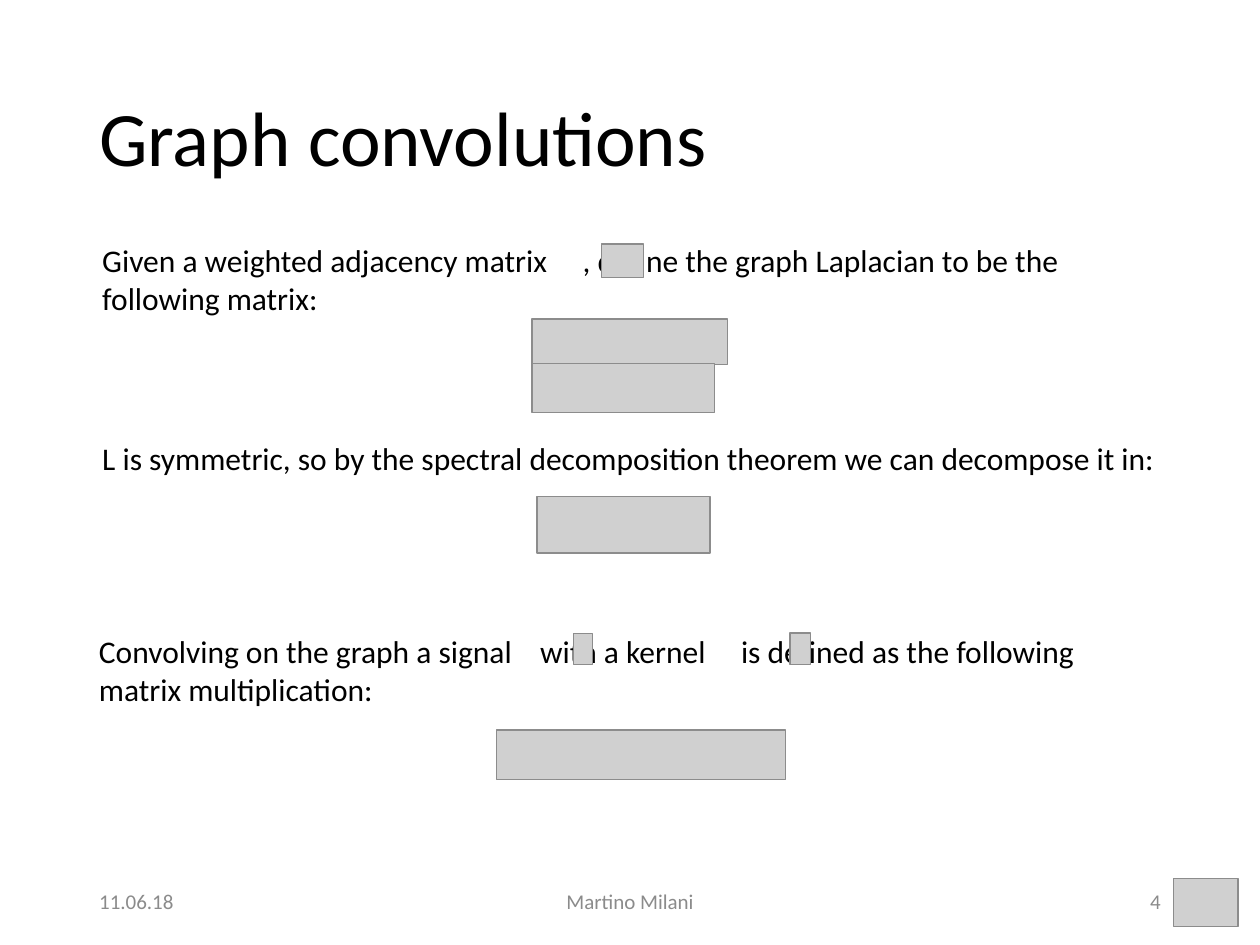
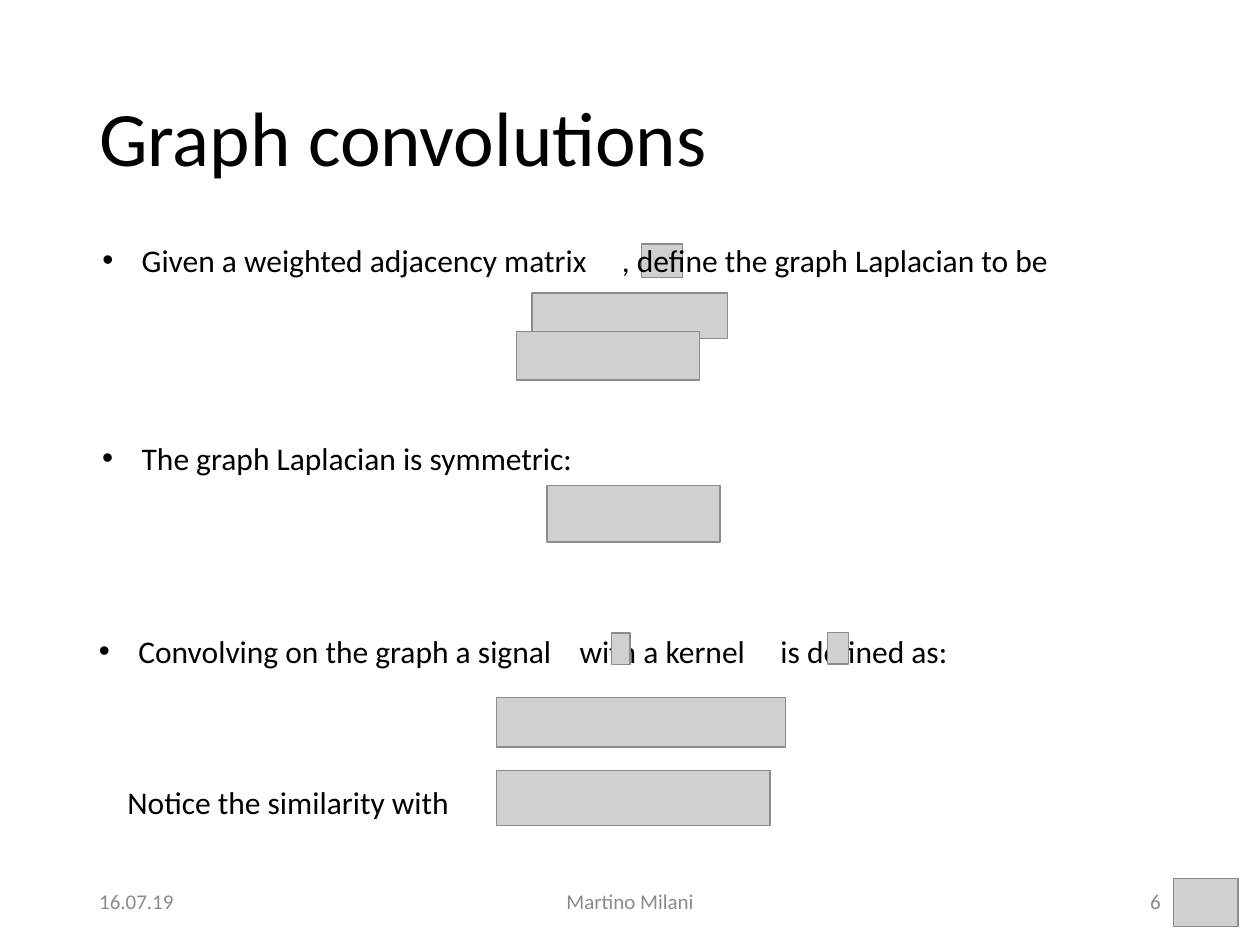
Before and after one commit to MartMilani/PDM, a slide deck: slide 6 of presentation/milani.pptx (slide 4 before the commit). Drawn at 1260x945 pixels with LibreOffice and Linux fonts; fonts in the diff are those of the drawing; grey boxes stand for pictures; background and template pictures are left out. Boxes give left, top, right and bottom in pixels: in the first picture for what was removed or moved away, otherwise in the second. Text is boxed around its words. In the diff, an @@ line names an element or a change of style, - is before the commit and + after.

Commit message:
found correct spectral rotation HEALPix

```diff
--- a/presentation/milani.pptx
+++ b/presentation/milani.pptx
@@ text at box(142, 245, 1047, 279): text changed @@
-Given a weighted adjacency matrix , define the graph Laplacian to be the
-following matrix:
+• Given a weighted adjacency matrix , define the graph Laplacian to be
@@ picture: place and size @@
-picture at box(532, 319, 727, 364)
+picture at box(532, 294, 727, 339)
@@ picture: place and size @@
-picture at box(532, 364, 714, 413)
+picture at box(517, 331, 699, 381)
@@ text at box(142, 448, 572, 476): text changed @@
-L is symmetric, so by the spectral decomposition theorem we can decompose it in:
+• The graph Laplacian is symmetric:
@@ picture: place and size @@
-picture at box(537, 496, 709, 553)
+picture at box(547, 485, 719, 542)
@@ text at box(127, 637, 947, 819): text changed @@
-Convolving on the graph a signal with a kernel is defined as the following matrix multiplication:
+• Convolving on the graph a signal with a kernel is defined as:
+Notice the similarity with
@@ 3 pictures: place and size @@
-3 pictures at box(573, 244, 810, 665)
+3 pictures at box(611, 244, 848, 664)
@@ picture: place and size @@
-picture at box(496, 730, 785, 779)
+picture at box(496, 698, 785, 747)
@@ picture added at box(496, 771, 770, 827) @@
@@ text at box(99, 895, 173, 909): text changed @@
-11.06.18
+16.07.19
@@ page number at box(1150, 895, 1161, 909): text changed @@
-4
+6
```
Also in this commit, not shown: 19 other slides changed, 2 slides added, 1 slide removed, 25 other files.
